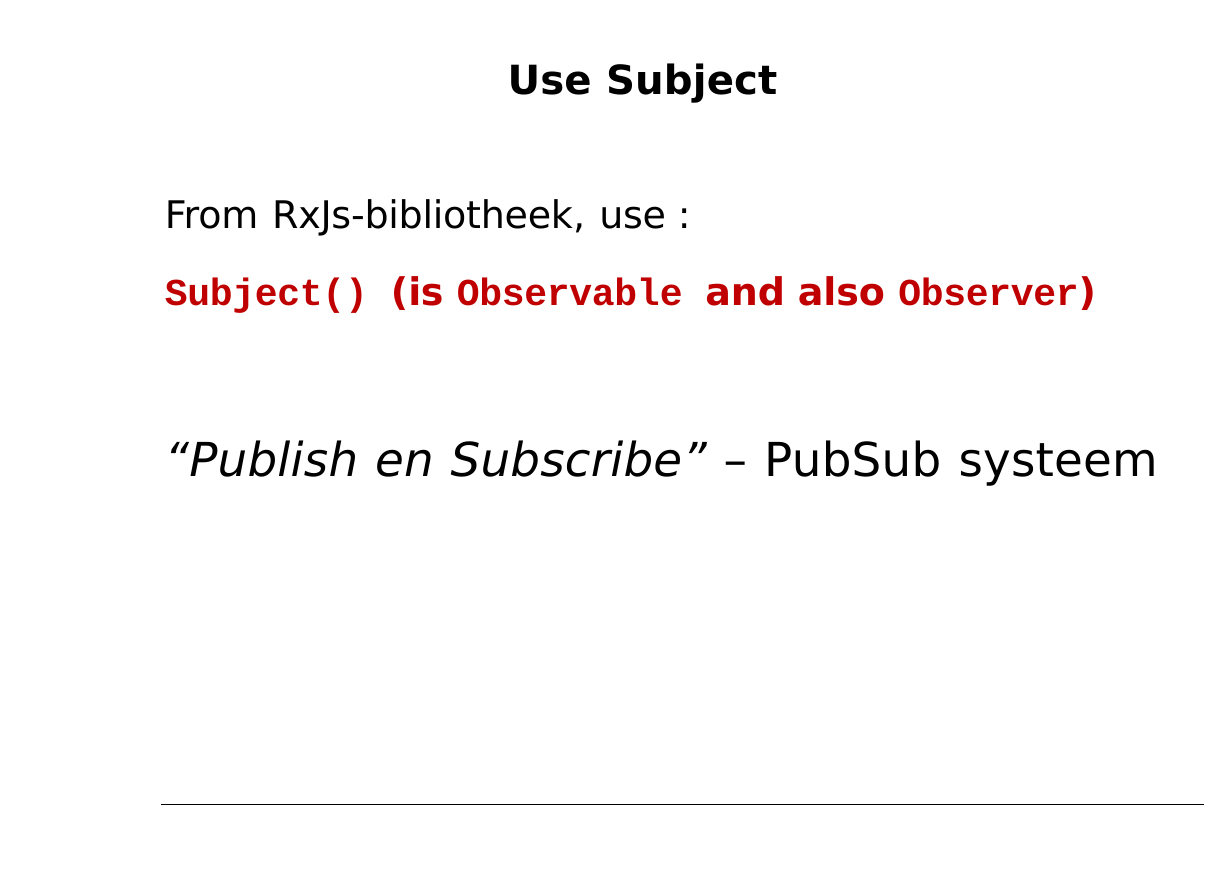
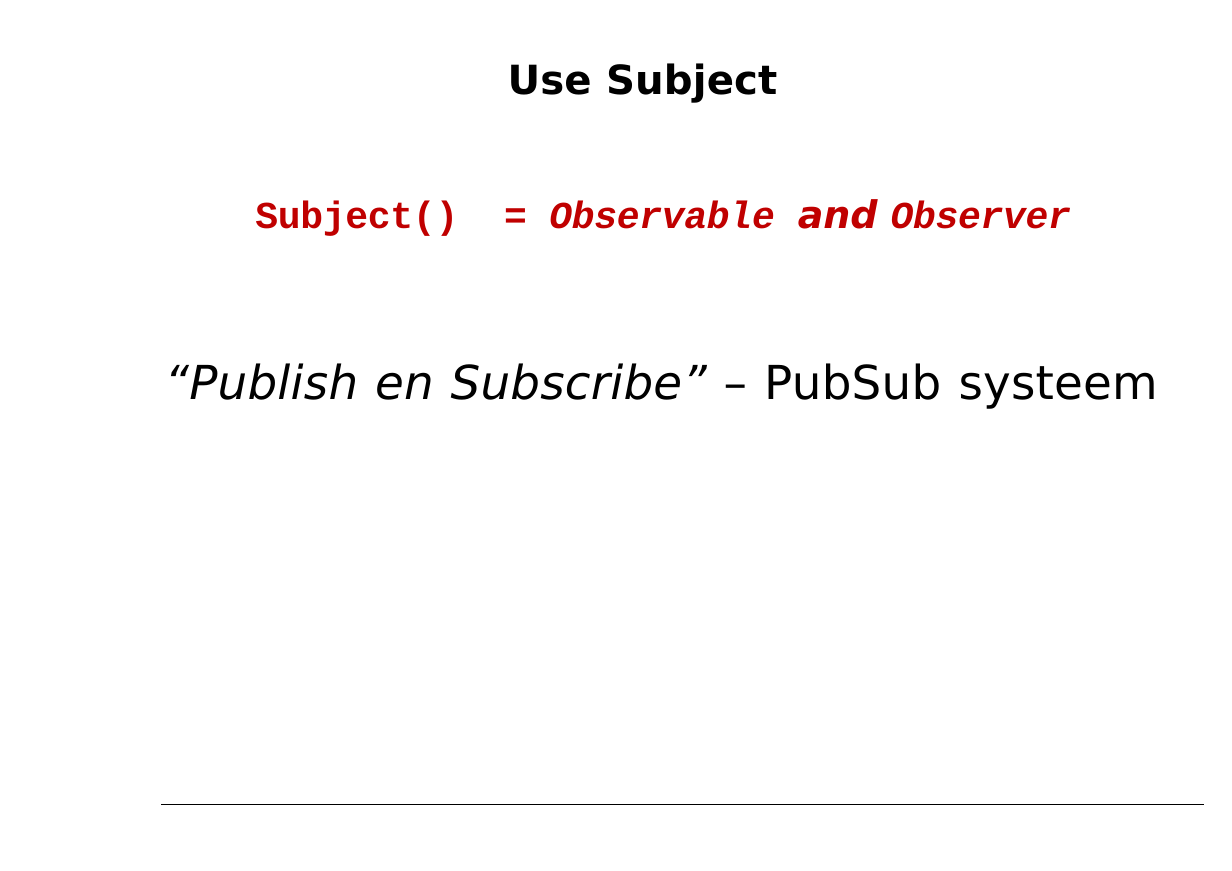
Before and after one commit to petereijgermans11/workshop-angular10, a slide deck: slide 35 of PPT/04- Angular Component Tree.pptx (slide 34 before the commit). Drawn at 1232x871 pixels with LibreOffice and Linux fonts; fonts in the diff are those of the drawing. Boxes give left, top, right and bottom in pixels: in the first picture for what was removed or moved away, otherwise in the second. Text is boxed around its words. In the diff, an @@ line names an element or a change of style, - is before the commit and + after.

```diff
--- a/PPT/04- Angular Component Tree.pptx
+++ b/PPT/04- Angular Component Tree.pptx
@@ text at bbox=[255, 199, 1071, 236]: text changed; font DejaVu Sans to Courier New; italic on @@
-From RxJs-bibliotheek, use :
-Subject() (is Observable and also Observer)
+Subject() = Observable and Observer
```
Also in this commit, not shown: 8 other slides changed, 1 slide added, 8 other files.
